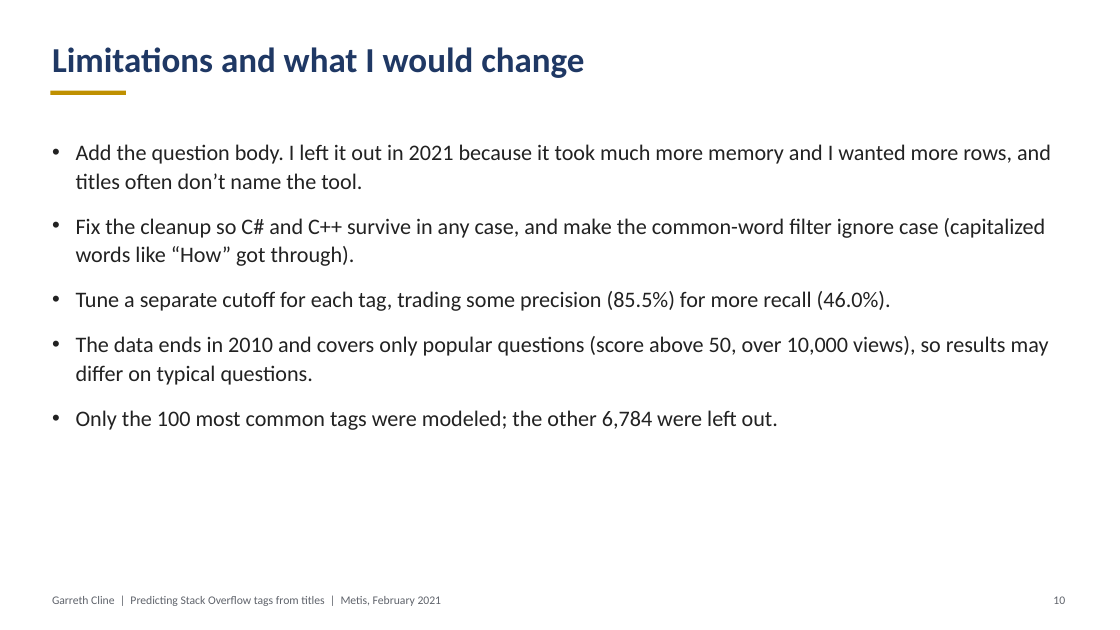
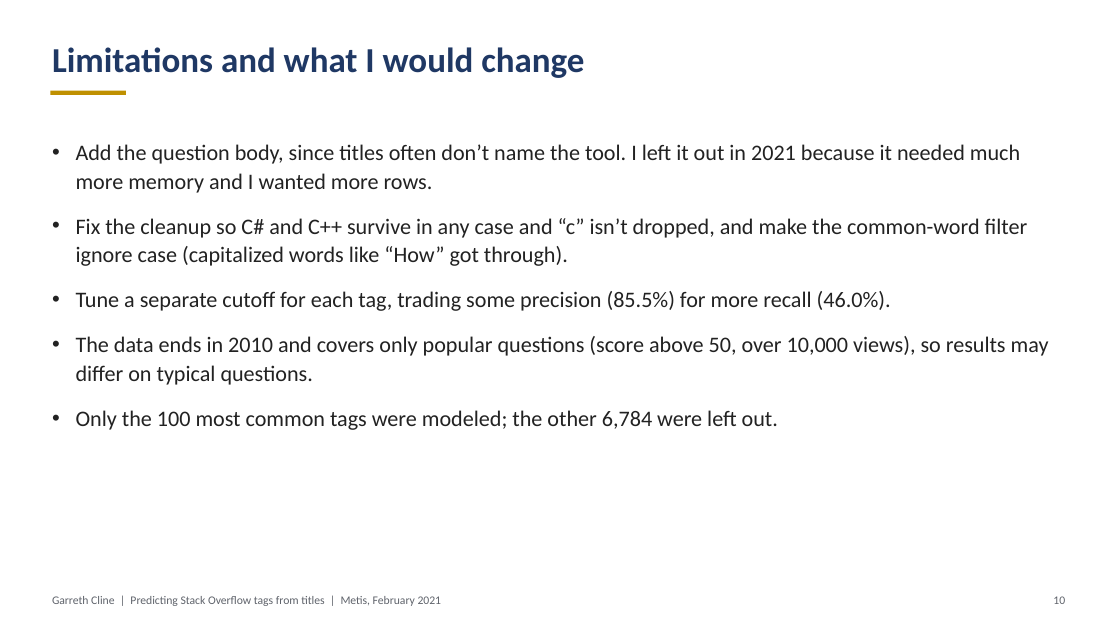
Before and after one commit to garrethcline/Predicting-Tags-from-StackOverflow-Using-Title-Data-, a slide deck: slide 10 of Project 3 Presentation.pptx. Drawn at 1120x630 pixels with LibreOffice and Linux fonts; fonts in the diff are those of the drawing. Boxes give left, top, right and bottom in pixels: in the first picture for what was removed or moved away, otherwise in the second. Text is boxed around its words. In the diff, an @@ line names an element or a change of style, - is before the commit and + after.

```diff
--- a/Project 3 Presentation.pptx
+++ b/Project 3 Presentation.pptx
@@ text at [76, 144, 1028, 266]: text changed @@
-• Add the question body. I left it out in 2021 because it took much more memory and I wanted more rows, and titles often don’t name the tool.
-• Fix the cleanup so C# and C++ survive in any case, and make the common-word filter ignore case (capitalized words like “How” got through).
+• Add the question body, since titles often don’t name the tool. I left it out in 2021 because it needed much more memory and I wanted more rows.
+• Fix the cleanup so C# and C++ survive in any case and “c” isn’t dropped, and make the common-word filter ignore case (capitalized words like “How” got through).
```
Also in this commit, not shown: 6 other slides changed, 2 other files.
